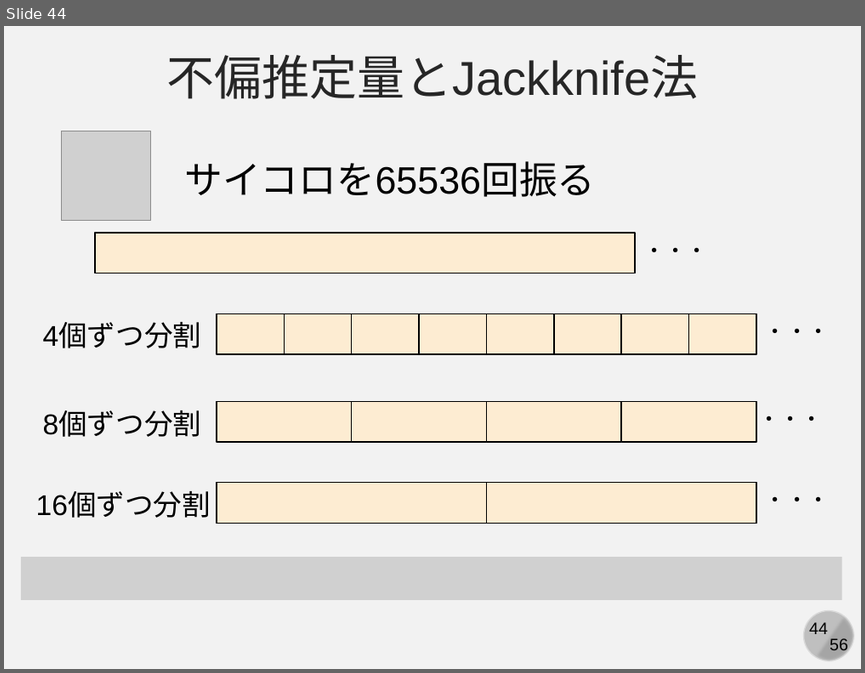
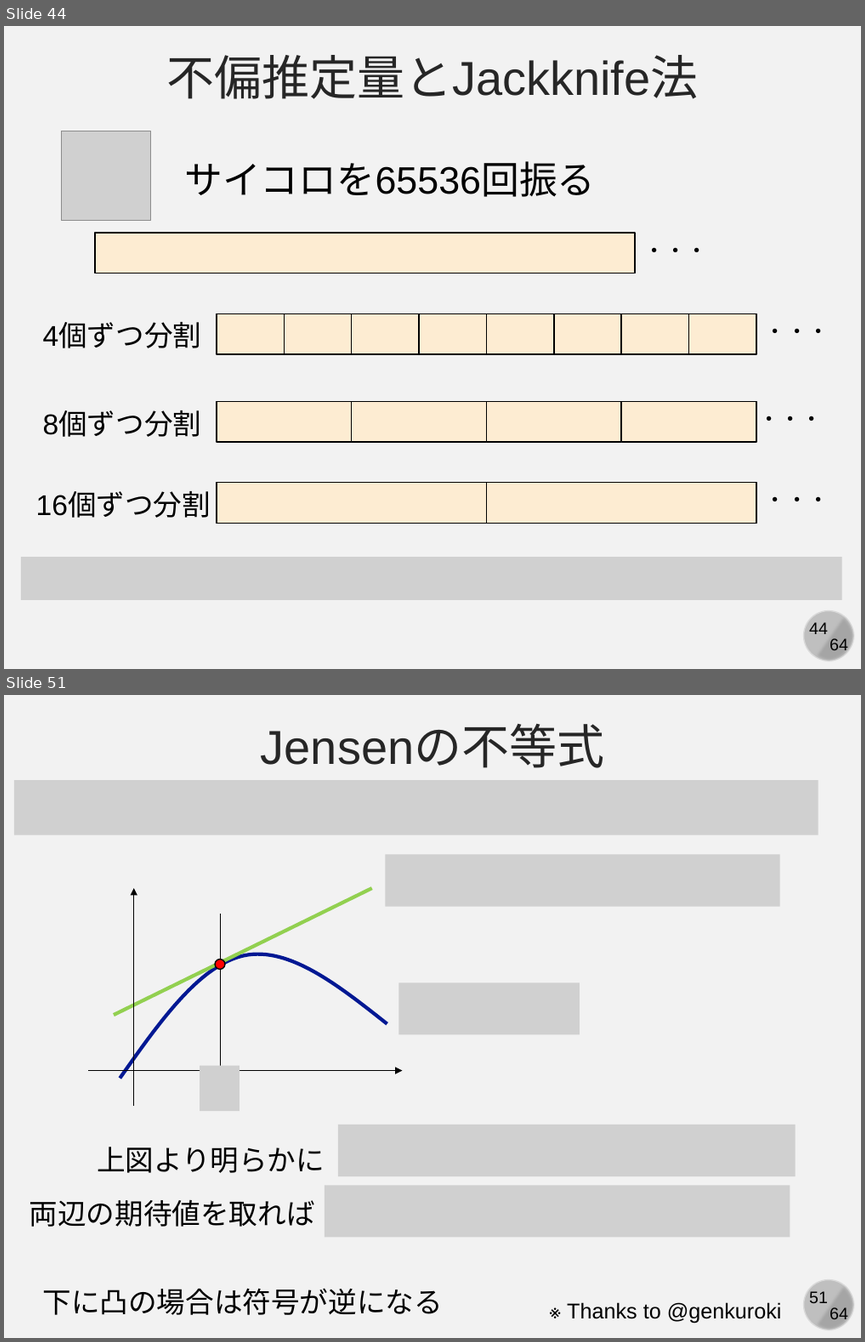
Before and after one commit to kaityo256/simulation_engineering, a slide deck: 03_mc_advanced/simulation03.pptx. Shown one above the other, each under a label of ours: slide 44 before the commit, slides 44 and 51 after it; the slides between them are not shown. The pictures are 865x673 and 865x1342 pixels, drawn with LibreOffice and Linux fonts; fonts in the diff are those of the drawing; grey boxes stand for pictures. Boxes give left, top, right and bottom in pixels: in the first picture for what was removed or moved away, otherwise in the second. Text is boxed around its words. In the diff, an @@ line names an element or a change of style, - is before the commit and + after.

```diff
--- a/03_mc_advanced/simulation03.pptx
+++ b/03_mc_advanced/simulation03.pptx
@@ slide 51 added at bbox=[4, 695, 861, 1338], background #F2F2F2; not listed: 4 template elements that a slide beside it also shows @@
@@ text added at bbox=[261, 726, 604, 768], 40 pt, text #262626 @@
+Jensenの不等式
@@ picture added at bbox=[14, 780, 818, 834] @@
@@ picture added at bbox=[386, 854, 780, 907] @@
@@ picture added at bbox=[399, 983, 579, 1035] @@
@@ group added at bbox=[88, 888, 403, 1111]: 2 lines, 2 arrows, 1 freeform shape, 1 ellipse, 1 picture @@
@@ picture added at bbox=[338, 1124, 795, 1176] @@
@@ text added at bbox=[97, 1146, 324, 1173], 24 pt, text #000000 @@
+上図より明らかに
@@ text added at bbox=[30, 1200, 315, 1226], 24 pt, text #000000 @@
+両辺の期待値を取れば
@@ picture added at bbox=[324, 1185, 789, 1237] @@
@@ text added at bbox=[43, 1287, 443, 1315], 24 pt, text #000000 @@
+下に凸の場合は符号が逆になる
@@ text added at bbox=[567, 1302, 782, 1323], 18 pt, text #000000 @@
+※ Thanks to @genkuroki
@@ slide 44 changed as well @@
@@ text at bbox=[829, 638, 848, 654]: text changed @@
-56
+64
```
Also in this commit, not shown: 44 other slides changed, 18 other slides added, 4 other files.
